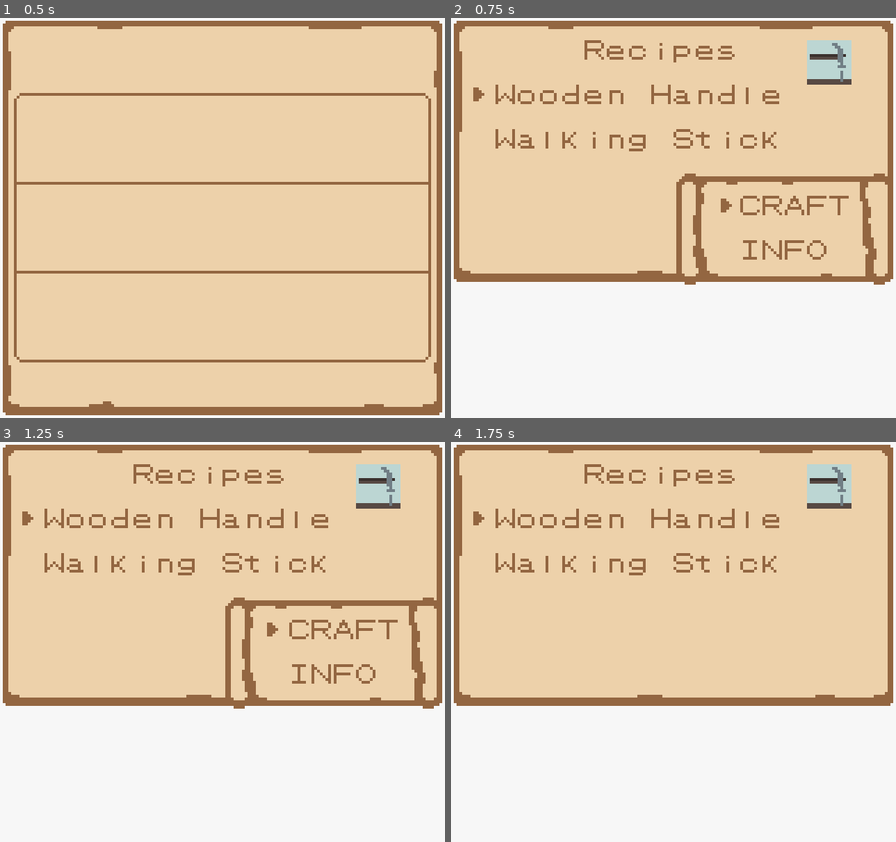
Above: before the commit, frames 1-4 (two rows, left to right).
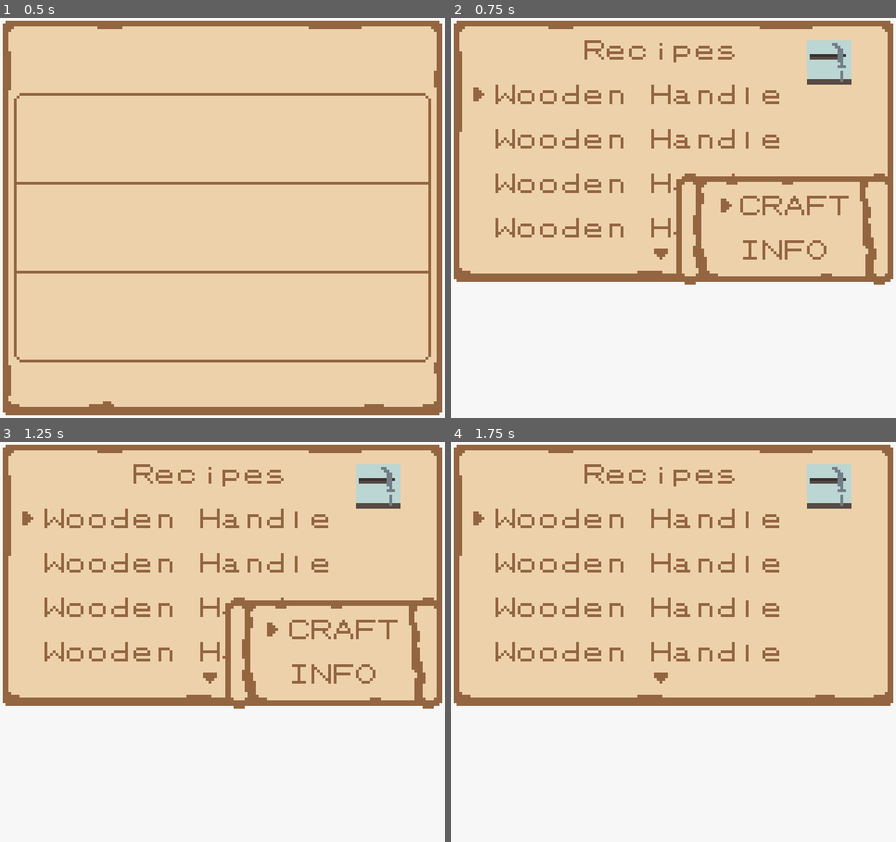
Above: after the commit, the same moments.

Repository: SummonerL/GuildBuilders
Game: Godot game, scene res://Entities/HUD/Unit Actions/Crafting_Screen.tscn
The game is run twice, just before and just after one commit, with the same random seed, the same clock (stepped at 60 frames per second) and the same inputs. This scene is started directly instead of the project's main scene. Sound files missing from this copy of the repository are replaced by a short silence.
Inputs:
- Up to frame 1 (0.5 s): no input
- Up to frame 2 (0.75 s): tap Enter (ui_accept) at 0.5 s; hold Right (ui_right) from 0.53 s (still down); hold Enter (ui_accept) from 0.53 s (still down)
- Up to frame 3 (1.25 s): keep holding Right (ui_right); keep holding Enter (ui_accept)
- Up to frame 4 (1.75 s): release Right (ui_right) at 1.28 s; release Enter (ui_accept) at 1.28 s; hold Down (ui_down) from 1.28 s (still down); tap Enter (ui_accept) at 1.35, 1.52 s

Frame 1 is identical in both runs. In frame 2, 1.9% of the frame differs, in the area x 10-74%, y 27-61%; in frame 3, 1.9%; in frame 4, 2.5%.
Error in both runs: Invalid get index '0' (on base: 'Array'). (res://Autoload/Actions.gd:23)

Commit message:
small fix with recipe screen

Diff:
--- a/Autoload/Skill_Info.gd
+++ b/Autoload/Skill_Info.gd
@@ -30,6 +30,39 @@
 						'quantity': 1
 					}
 				]
+			},
+			{
+				'type': UNLOCK_TYPES.RECIPE,
+				'item': global_item_list.item_wooden_handle,
+				'no_tool_required': true,
+				'resources_required': [
+					{
+						'item': global_item_list.item_softwood,
+						'quantity': 1
+					}
+				]
+			},
+			{
+				'type': UNLOCK_TYPES.RECIPE,
+				'item': global_item_list.item_wooden_handle,
+				'no_tool_required': true,
+				'resources_required': [
+					{
+						'item': global_item_list.item_softwood,
+						'quantity': 1
+					}
+				]
+			},
+			{
+				'type': UNLOCK_TYPES.RECIPE,
+				'item': global_item_list.item_wooden_handle,
+				'no_tool_required': true,
+				'resources_required': [
+					{
+						'item': global_item_list.item_softwood,
+						'quantity': 1
+					}
+				]
 			}
 		],
 		5: [
--- a/Entities/HUD/Unit Actions/Crafting_Screen.gd
+++ b/Entities/HUD/Unit Actions/Crafting_Screen.gd
@@ -177,7 +177,7 @@
 				current_skill += direction
 				skill_start_index_tracker -= 3
 				skill_end_index_tracker = skill_start_index_tracker + 2
-				populate_skill_selection_screen(skill_start_index_tracker)
+				change_screens(SCREENS.SKILL_SELECTION, skill_start_index_tracker)
 	else:
 		if (current_skill < skill_end_index_tracker):
 			current_skill += direction
@@ -188,7 +188,7 @@
 		else:
 			if (letters_symbols_node.arrow_down_sprite.visible): # if we are allowed to move down
 				current_skill += direction
-				populate_skill_selection_screen(skill_end_index_tracker + direction)
+				change_screens(SCREENS.SKILL_SELECTION, skill_end_index_tracker + direction)
 
 func move_recipes(direction):
 	var start_x = 2
@@ -207,7 +207,7 @@
 				current_recipe += direction
 				recipe_start_index_tracker -= 4
 				recipe_end_index_tracker = recipe_start_index_tracker + 3
-				populate_recipe_selection_screen(recipe_start_index_tracker)
+				change_screens(SCREENS.RECIPE_SELECTION, recipe_start_index_tracker)
 	else:
 		if (current_recipe < recipe_end_index_tracker):
 			current_recipe += direction
@@ -218,7 +218,7 @@
 		else:
 			if (letters_symbols_node.arrow_down_sprite.visible): # if we are allowed to move down
 				current_recipe += direction
-				populate_recipe_selection_screen(recipe_end_index_tracker + direction)
+				change_screens(SCREENS.RECIPE_SELECTION, recipe_end_index_tracker + direction)
 
 # function for showing info about the item this recipe produces
 func view_item_info():
@@ -314,7 +314,7 @@
 		letters_symbols_node.print_immediately(recipe.item.name, Vector2(start_x, start_y))
 		start_y += 2
 
-func change_screens(screen):
+func change_screens(screen, screen_start_index = 0):
 	active_screen = screen
 
 	# clear any letters / symbols
@@ -327,10 +327,13 @@
 	# behave differently based on the screen we are switching to
 	match(active_screen):
 		SCREENS.RECIPE_SELECTION:
-			populate_recipe_selection_screen()
+			populate_recipe_selection_screen(screen_start_index)
 		SCREENS.SKILL_SELECTION:
-			populate_skill_selection_screen()
-
+			populate_skill_selection_screen(screen_start_index)
+
+func cancel_select_list():
+	# start processing input again (unpause this node)
+	set_process_input(true)
 
 func _ready():
 	crafting_screen_init()
@@ -338,6 +341,7 @@
 # input options for the crafting screen
 func _input(event):
 	if (event.is_action_pressed("ui_cancel")):
+		# reset certain tracking variables
 		match(active_screen):
 			SCREENS.SKILL_SELECTION:
 				close_crafting_screen()
@@ -346,6 +350,7 @@
 			SCREENS.RECIPE_SELECTION:
 				# make sure we close the dialogue box, if it's present
 				player.hud.full_text_destruction()
+				current_recipe = 0 # reset recipe variables
 				change_screens(SCREENS.SKILL_SELECTION)
 
 	if (event.is_action_pressed("ui_down")):
